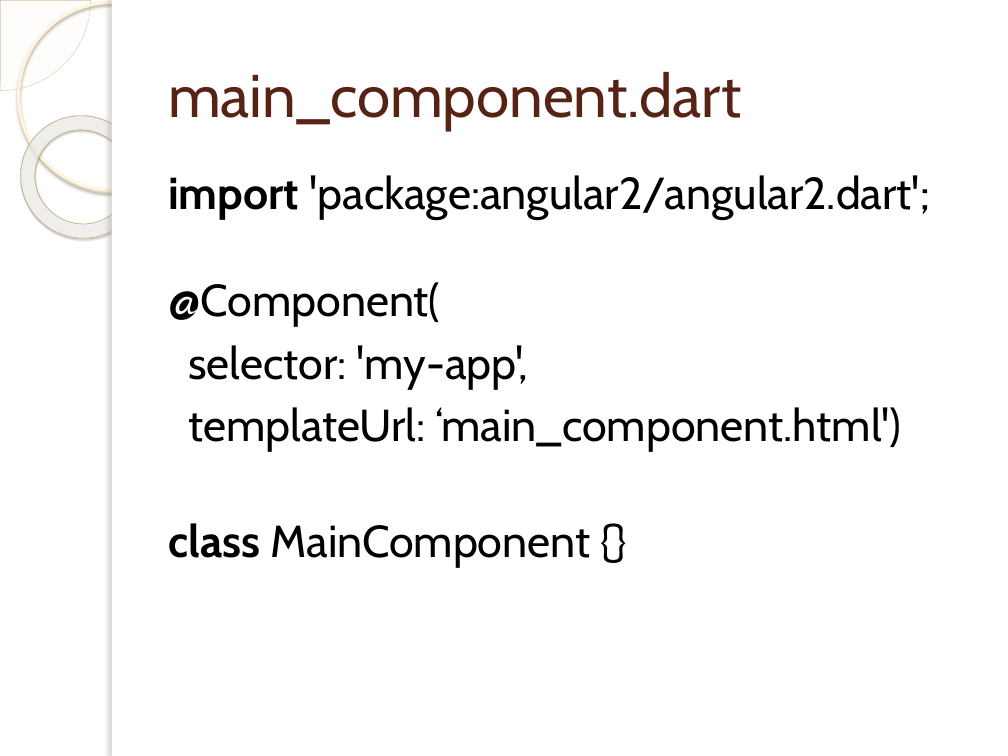
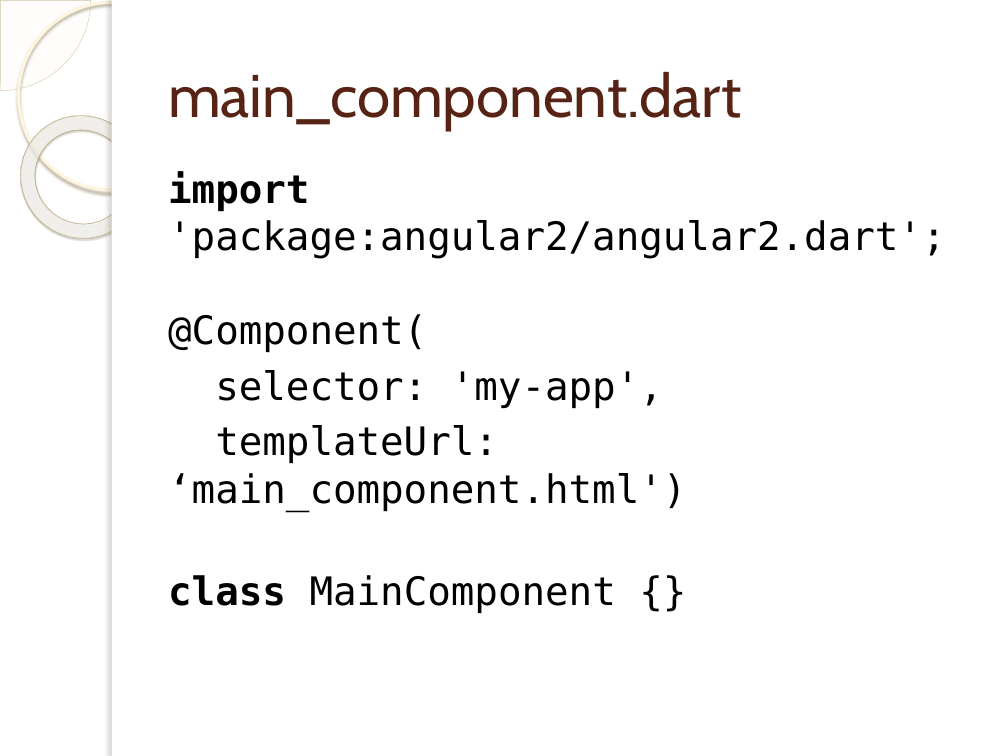
Before and after one commit to cdnielson/angular2presentation, a slide deck: slide 6 of Angular 2.pptx. Drawn at 1008x756 pixels with LibreOffice and Linux fonts; fonts in the diff are those of the drawing; background and template pictures are left out. Boxes give left, top, right and bottom in pixels: in the first picture for what was removed or moved away, otherwise in the second. Text is boxed around its words. In the diff, an @@ line names an element or a change of style, - is before the commit and + after.

```diff
--- a/Angular 2.pptx
+++ b/Angular 2.pptx
@@ text "import 'package:angular2/angular2.dart'; @Component(" at <box>168,171,945,613</box>: size 32 to 28 pt, font Cabin to DejaVu Sans Mono @@
```
Also in this commit, not shown: 19 other slides changed, 1 other file.
